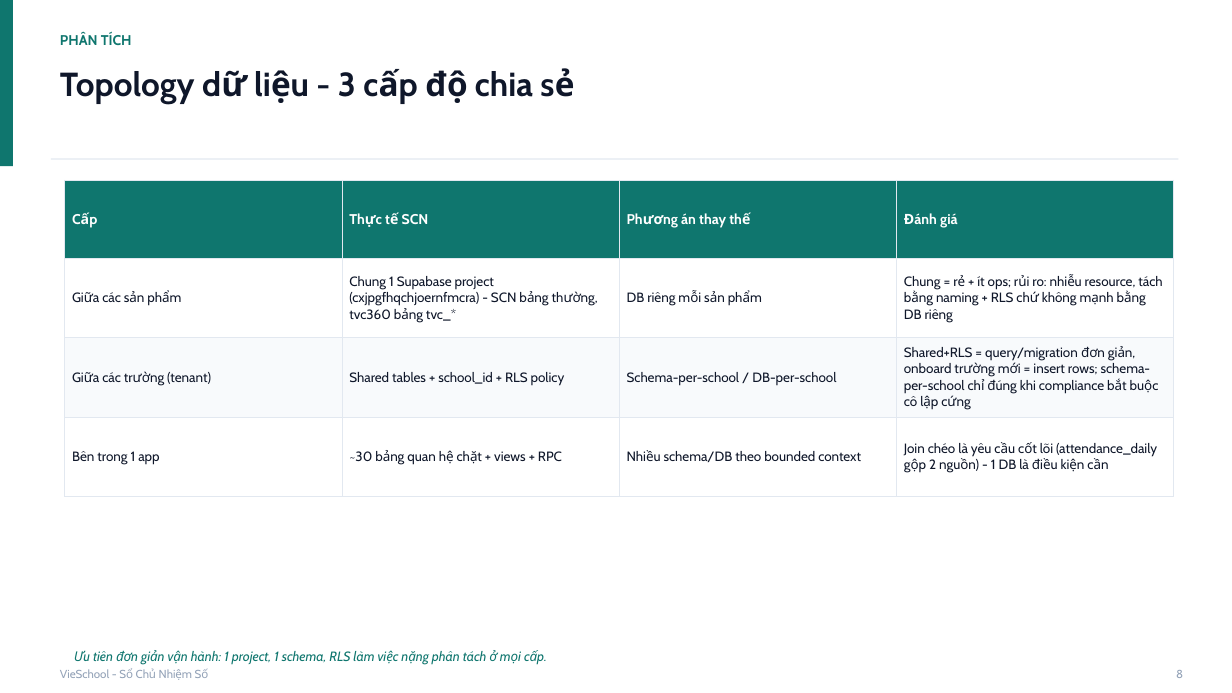
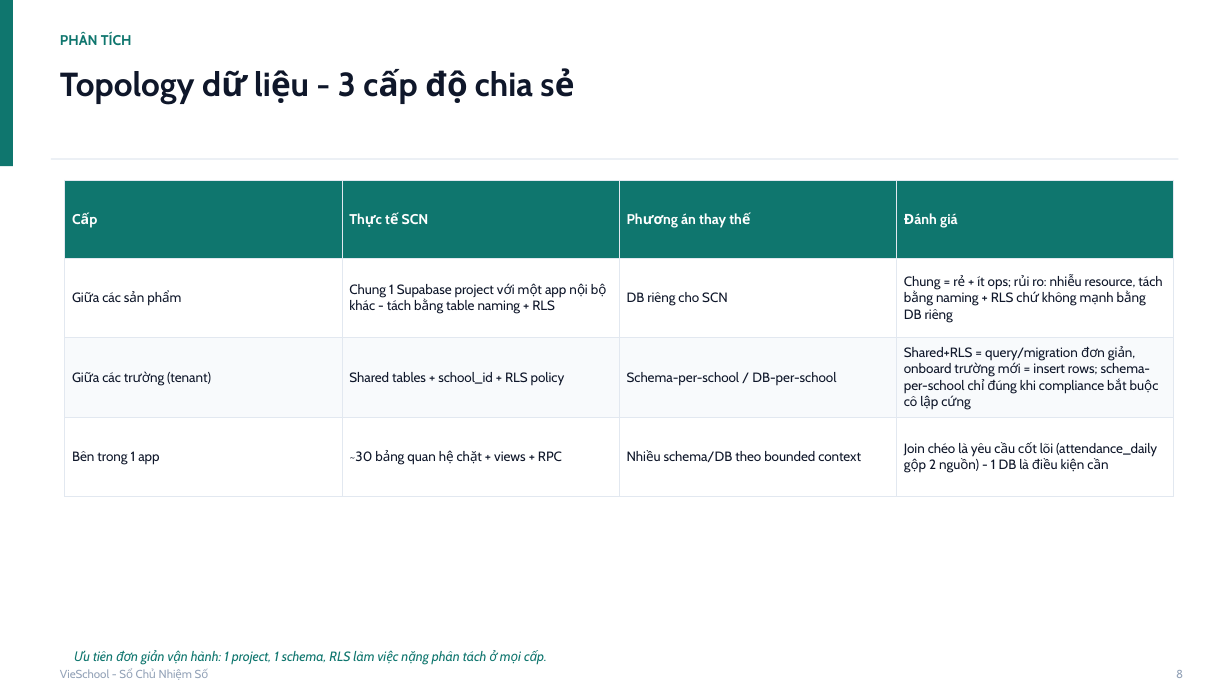
Before and after one commit to saintzzz/so-chu-nhiem-so, a slide deck: slide 11 of docs/handover/KIEN-TRUC-HE-THONG.pptx. Drawn at 1232x693 pixels with LibreOffice and Linux fonts; fonts in the diff are those of the drawing. Boxes give left, top, right and bottom in pixels: in the first picture for what was removed or moved away, otherwise in the second. Text is boxed around its words. In the diff, an @@ line names an element or a change of style, - is before the commit and + after.

```diff
--- a/docs/handover/KIEN-TRUC-HE-THONG.pptx
+++ b/docs/handover/KIEN-TRUC-HE-THONG.pptx
@@ table at box(65, 180, 1174, 473) @@
-row 2, column 2: Chung 1 Supabase project (cxjpgfhqchjoernfmcra) - SCN bảng thường, tvc360 bảng tvc_*
+row 2, column 2: Chung 1 Supabase project với một app nội bộ khác - tách bằng table naming + RLS
-row 2, column 3: DB riêng mỗi sản phẩm
+row 2, column 3: DB riêng cho SCN
```
Also in this commit, not shown: 5 other slides changed, 1 other file.
